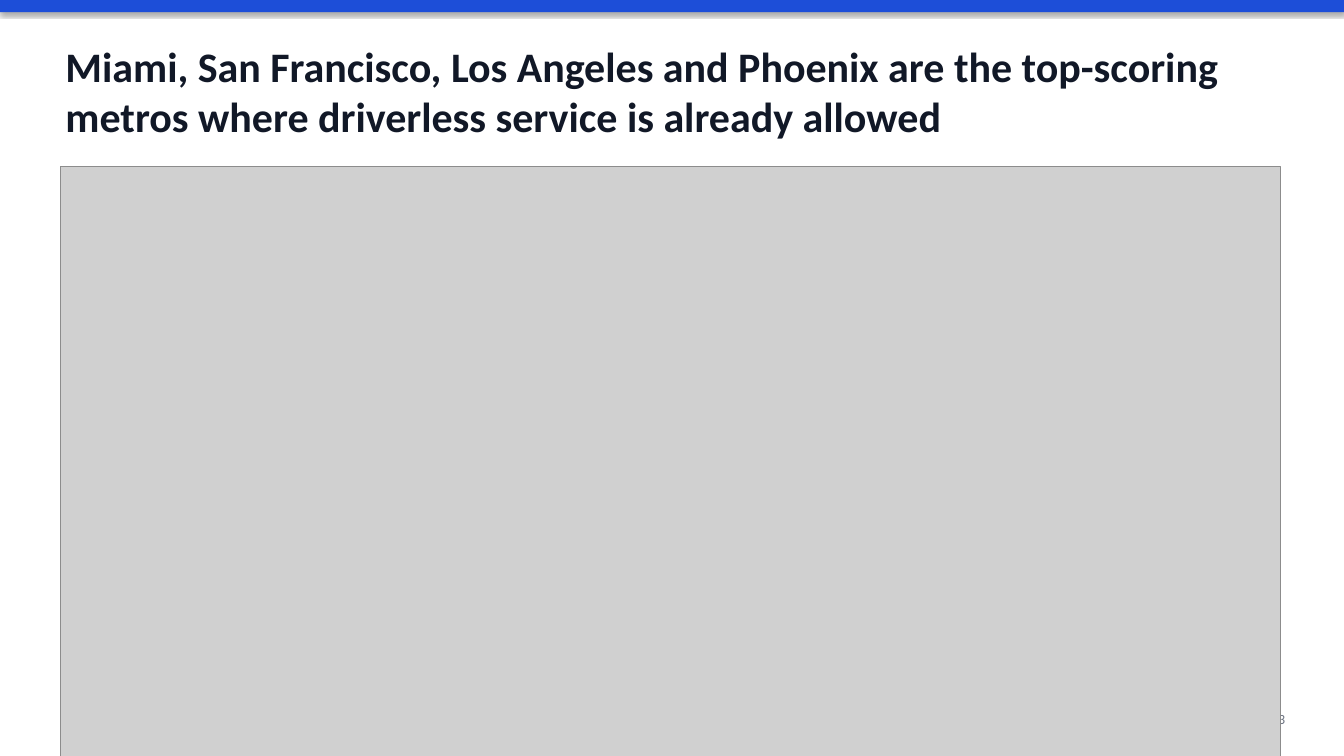
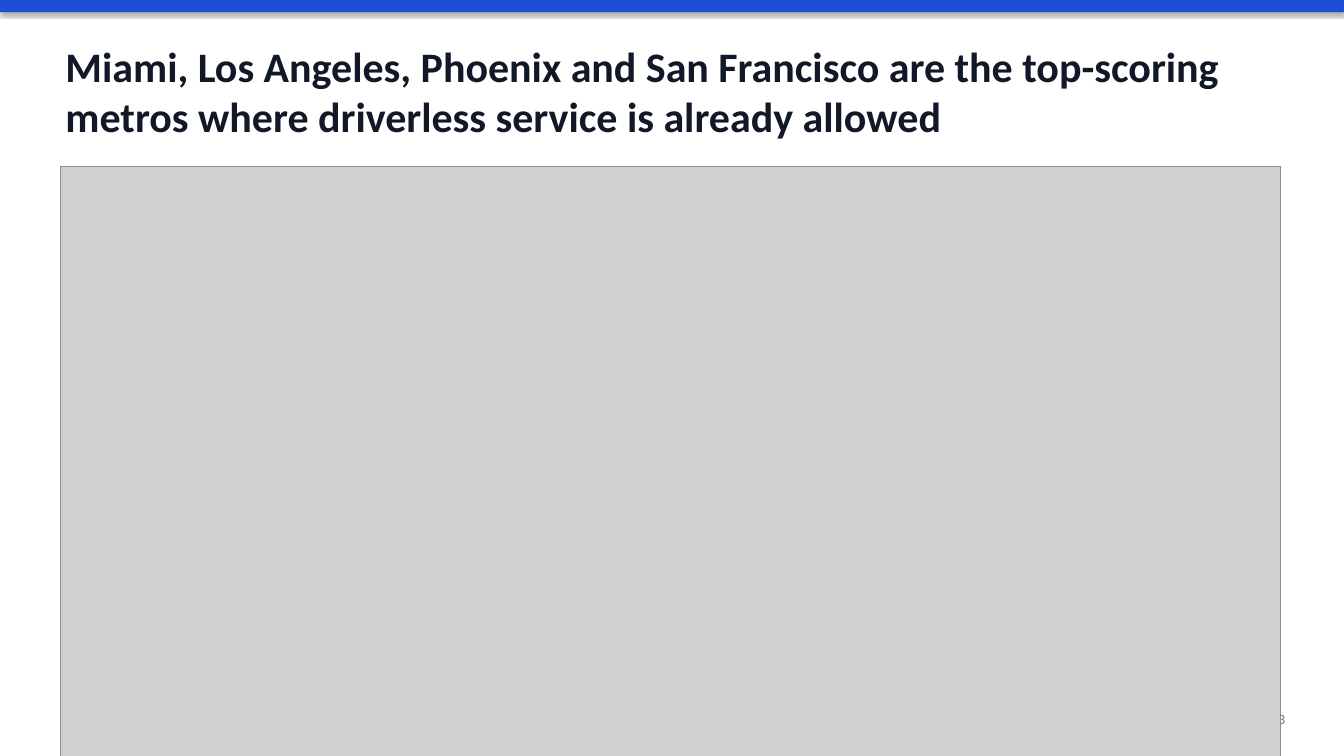
Before and after one commit to jmayank574/av-expansion-strategy, a slide deck: slide 3 of reports/deck.pptx. Drawn at 1344x756 pixels with LibreOffice and Linux fonts; fonts in the diff are those of the drawing; grey boxes stand for pictures. Boxes give left, top, right and bottom in pixels: in the first picture for what was removed or moved away, otherwise in the second. Text is boxed around its words. In the diff, an @@ line names an element or a change of style, - is before the commit and + after.

```diff
--- a/reports/deck.pptx
+++ b/reports/deck.pptx
@@ text at (65,52,1218,139): text changed @@
-Miami, San Francisco, Los Angeles and Phoenix are the top-scoring metros where driverless service is already allowed
+Miami, Los Angeles, Phoenix and San Francisco are the top-scoring metros where driverless service is already allowed
```
Also in this commit, not shown: 6 other slides changed, 40 other files.
